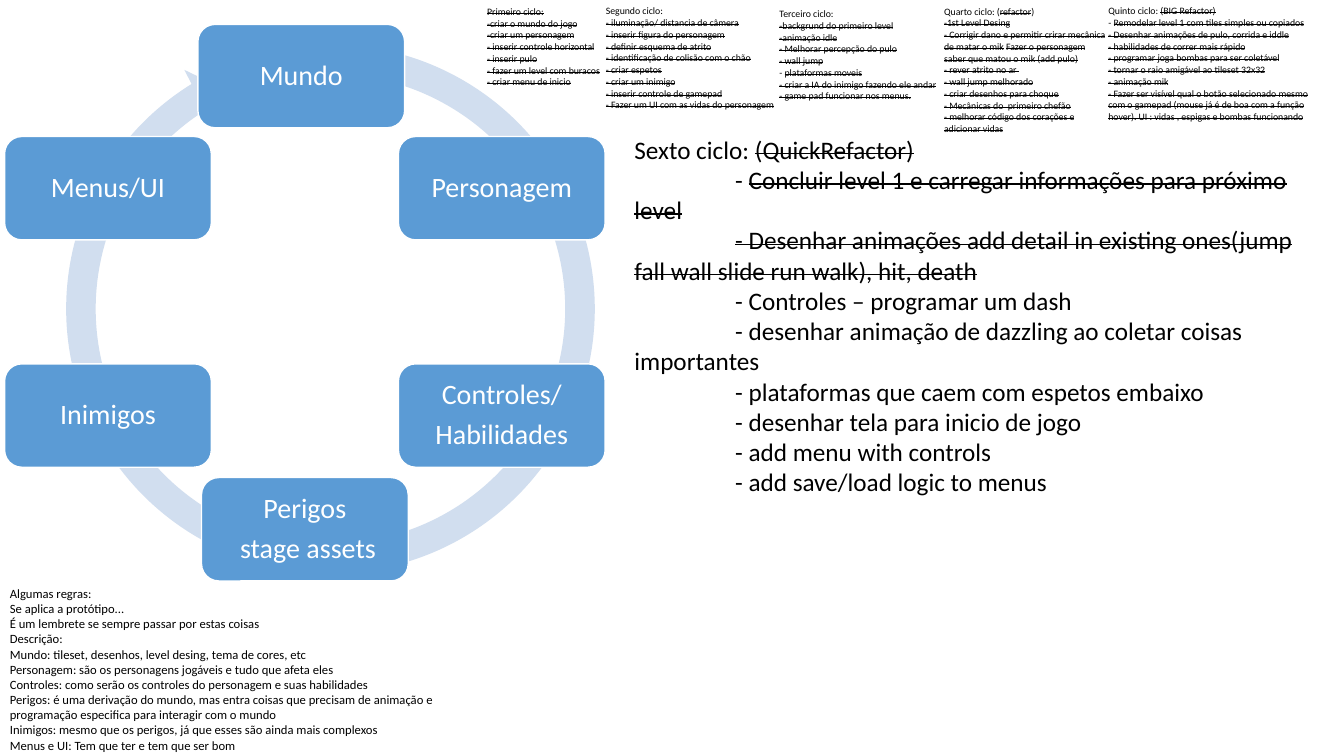
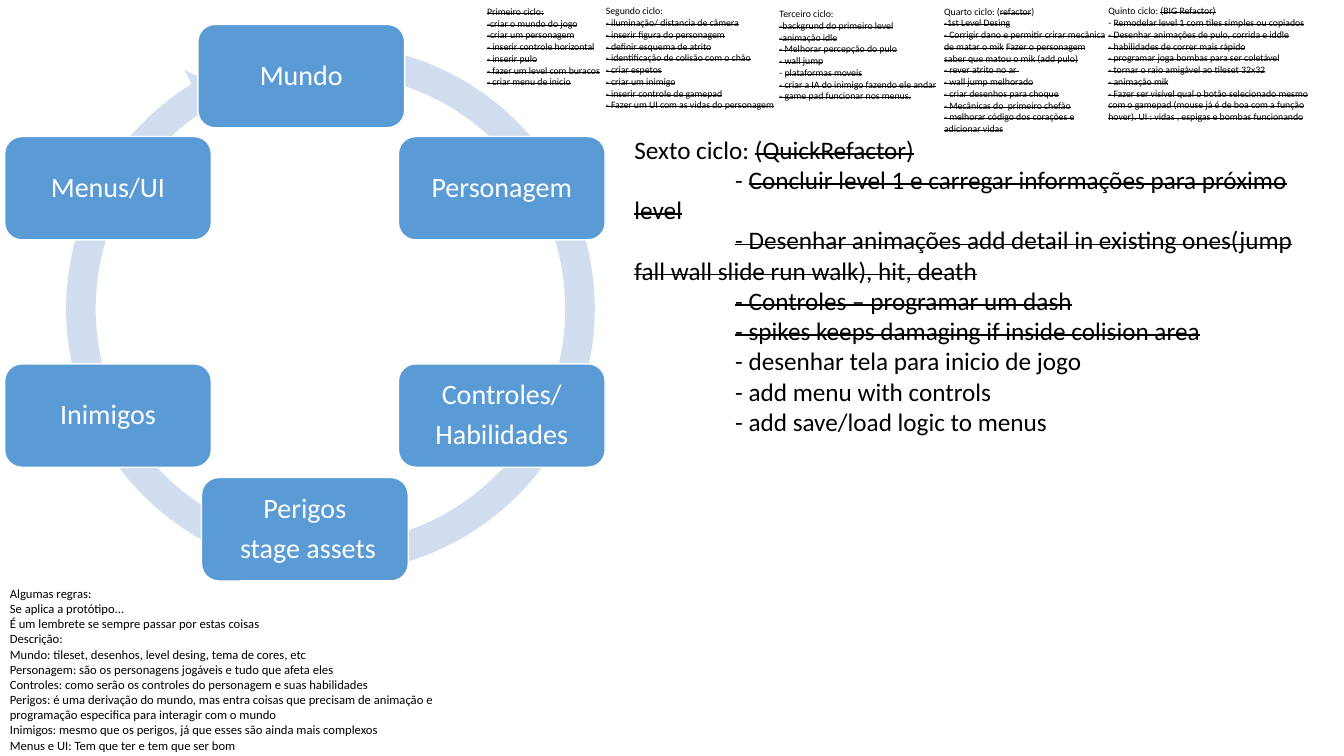
Before and after one commit to radfek/MilhoMen, a slide deck: slide 1 of Project Data/Ciclo de trabalho.pptx. Drawn at 1344x756 pixels with LibreOffice and Linux fonts; fonts in the diff are those of the drawing. Boxes give left, top, right and bottom in pixels: in the first picture for what was removed or moved away, otherwise in the second. Text is boxed around its words. In the diff, an @@ line names an element or a change of style, - is before the commit and + after.

Commit message:
dash logic upgrade( anim handler, jump integration) . Spkes logic upgrade (kepp doing damage if inside spike area)

```diff
--- a/Project Data/Ciclo de trabalho.pptx
+++ b/Project Data/Ciclo de trabalho.pptx
@@ text at box(749, 292, 1071, 315): strikethrough on in "- Controles – programar um dash" @@
@@ text at box(749, 322, 1199, 345): text changed @@
-- desenhar animação de dazzling ao coletar coisas importantes
-- plataformas que caem com espetos embaixo
+- spikes keeps damaging if inside colision area
```
Also in this commit, not shown: 8 other files.
